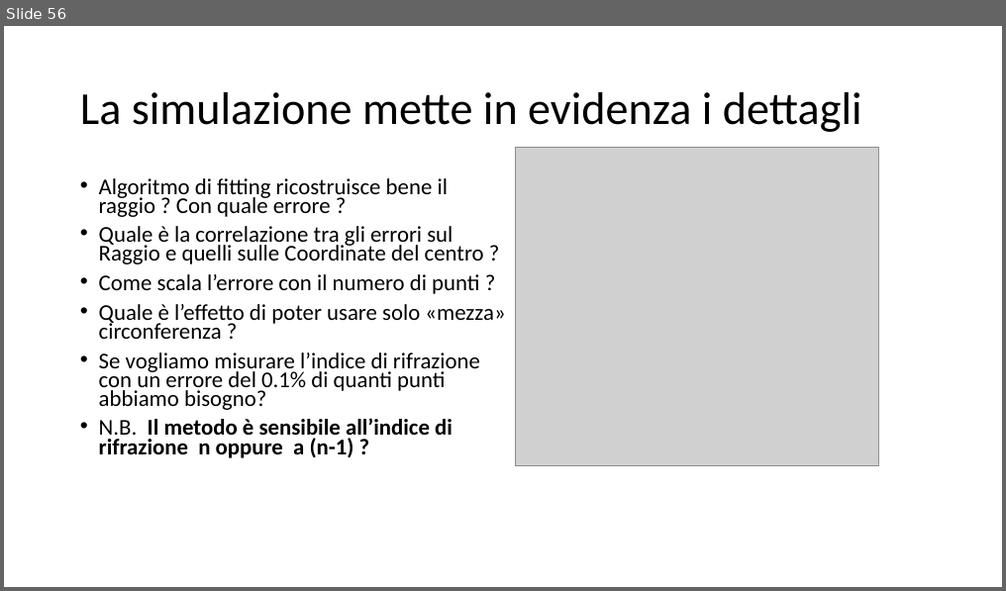
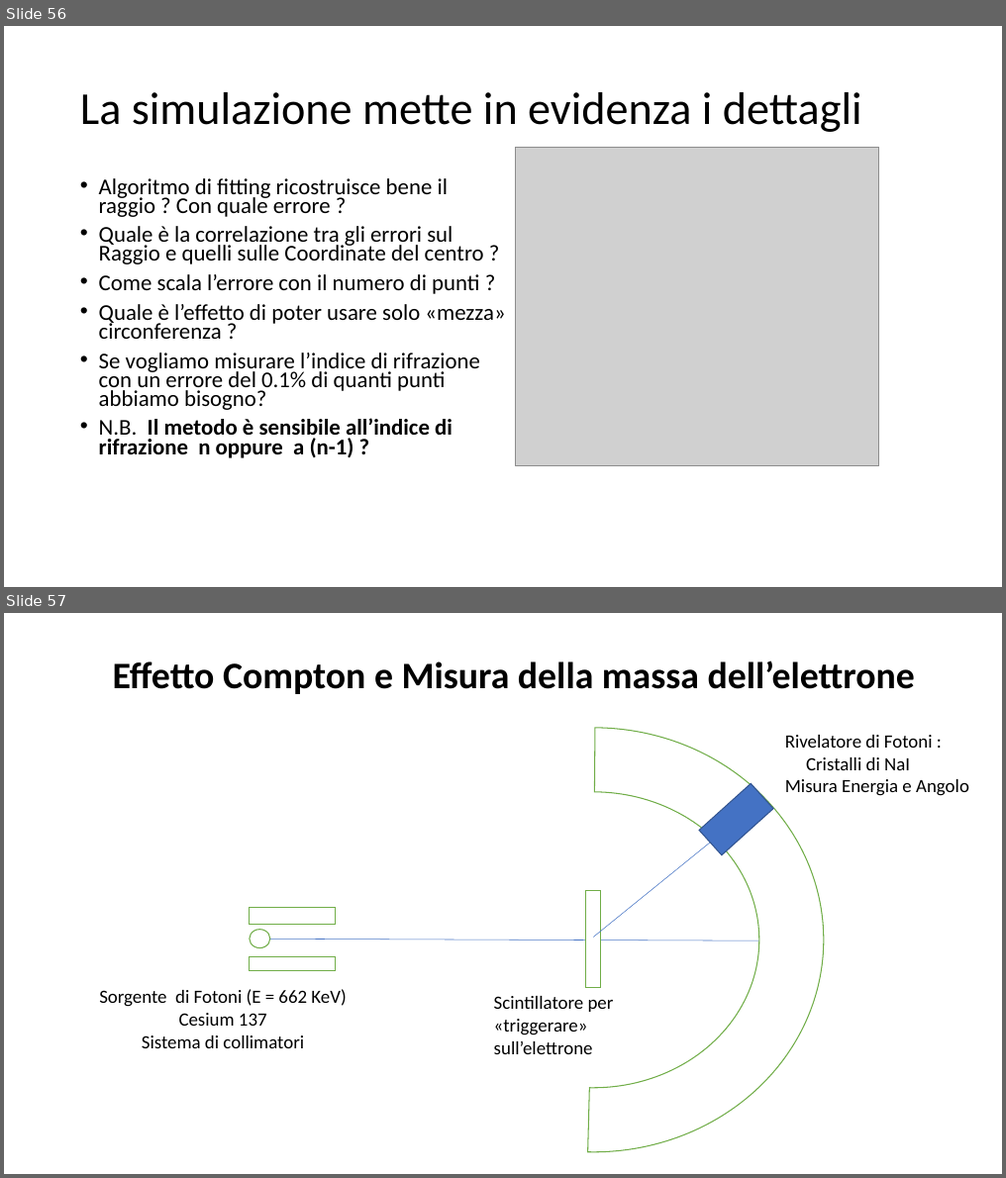
Before and after one commit to marcomonte94/Montecarlo, a slide deck: Slide Corso Metodi Montecarlo.pptx. Shown one above the other, each under a label of ours: slide 56 before the commit, slides 56 and 57 after it. The pictures are 1006x591 and 1006x1178 pixels, drawn with LibreOffice and Linux fonts; fonts in the diff are those of the drawing; grey boxes stand for pictures. Boxes give left, top, right and bottom in pixels: in the first picture for what was removed or moved away, otherwise in the second. Text is boxed around its words. In the diff, an @@ line names an element or a change of style, - is before the commit and + after.

```diff
--- a/Slide Corso Metodi Montecarlo.pptx
+++ b/Slide Corso Metodi Montecarlo.pptx
@@ slide 57 added at (x1=4, y1=613, x2=1002, y2=1174), background #FFFFFF @@
@@ title added at (x1=113, y1=661, x2=915, y2=694), 36 pt, text #000000, bold @@
+Effetto Compton e Misura della massa dell’elettrone
@@ arch (boxed as its full ring) added at (x1=363, y1=728, x2=824, y2=1152), fill #FFFFFF, outline #70AD47 1 pt @@
@@ text added at (x1=785, y1=735, x2=969, y2=796), 18 pt, text #000000 @@
+Rivelatore di Fotoni :
+Cristalli di NaI
+Misura Energia e Angolo
@@ rectangle added at (x1=699, y1=783, x2=773, y2=856), fill #4472C4, outline #325491 1 pt @@
@@ arrow added from (593, 937) to (731, 827), #4472C4 0.5 pt @@
@@ rectangle added at (x1=250, y1=908, x2=336, y2=925), fill #FFFFFF, outline #70AD47 1 pt @@
@@ rectangle added at (x1=586, y1=891, x2=601, y2=987), fill #FFFFFF, outline #70AD47 1 pt @@
@@ ellipse added at (x1=250, y1=930, x2=270, y2=949), fill #FFFFFF, outline #70AD47 1 pt @@
@@ rectangle added at (x1=250, y1=957, x2=336, y2=971), fill #FFFFFF, outline #70AD47 1 pt @@
@@ line added from (270, 940) to (801, 941), #4472C4 0.5 pt @@
@@ text added at (x1=99, y1=989, x2=346, y2=1049), 18 pt, text #000000 @@
+Sorgente di Fotoni (E = 662 KeV) Cesium 137
+Sistema di collimatori
@@ text added at (x1=494, y1=996, x2=614, y2=1055), 18 pt, text #000000 @@
+Scintillatore per «triggerare» sull’elettrone
```
Also in this commit, not shown: 2 slides changed, 8 other slides added, 4 other files.
